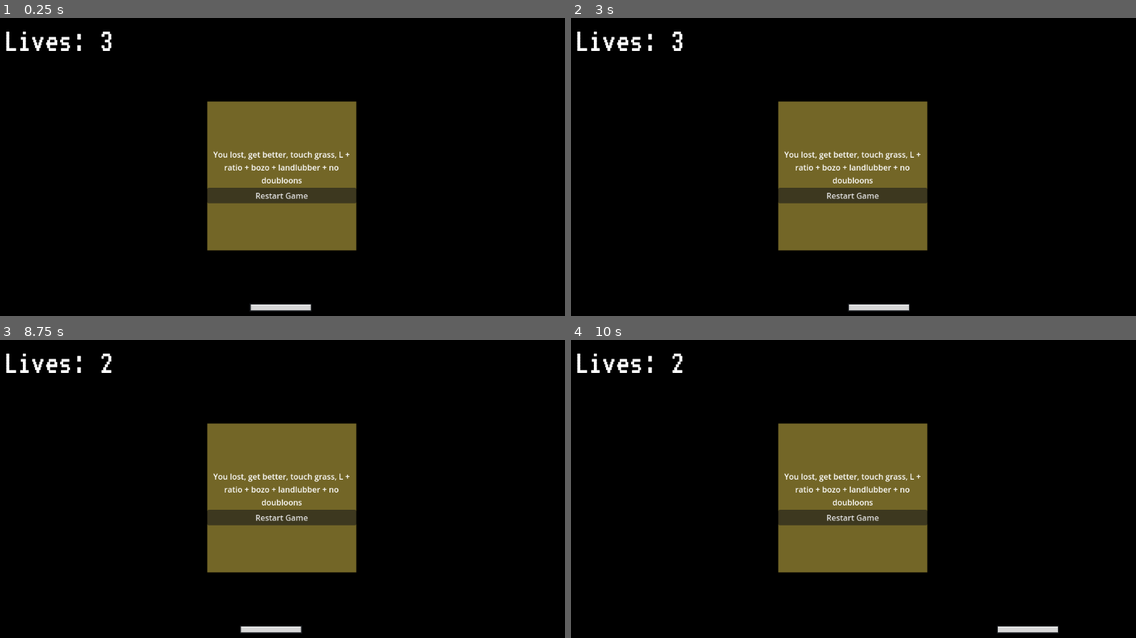
Above: before the commit, frames 1-4 (two rows, left to right).
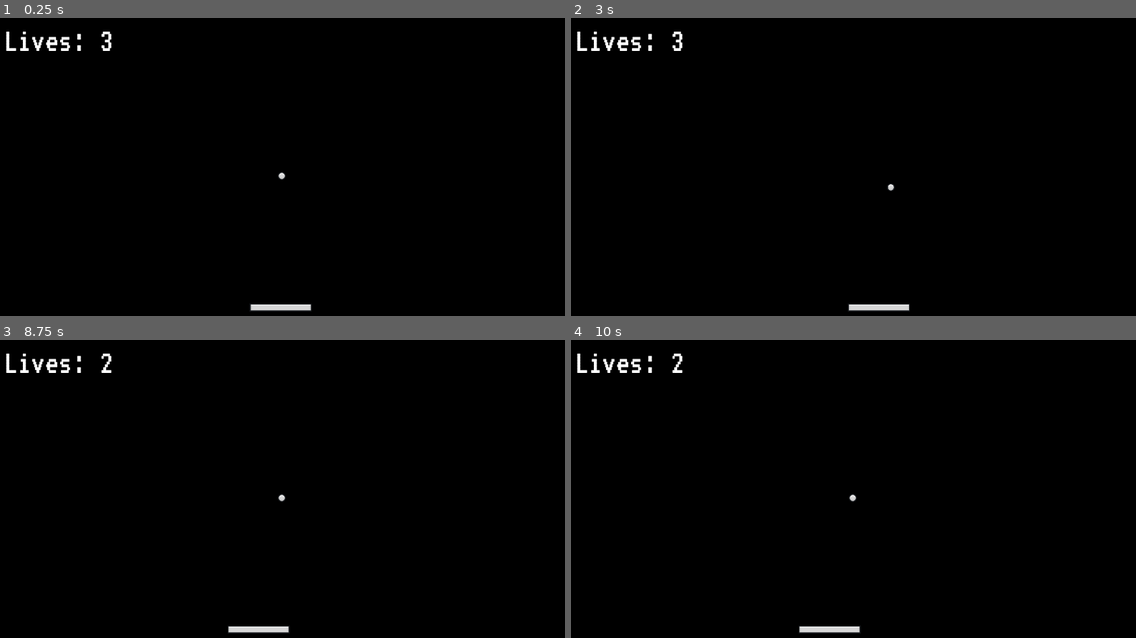
Above: after the commit, the same moments.

Repository: davnotdev/godot-breakout
Game: Godot game, scene res://Scenes/main.tscn
Same seed, same stepped clock (60 frames per second), same inputs: the game is played once before the commit and once after it.
Inputs (mouse positions are in pixels of both pictures, inside the frame that each line leads up to):
- Up to frame 1 (0.25 s): no input
- Up to frame 2 (3 s): click (853, 196) at 0.5 s, where only the run before the commit has a clickable "Restart Game"; click (853, 196) at 1.25 s, where only the run before the commit has a clickable "Restart Game"; click (853, 196) at 2 s, where only the run before the commit has a clickable "Restart Game"; tap Enter at 2.75 s; hold D (right) from 2.78 s (still down)
- Up to frame 3 (8.75 s): release D (right) at 3.53 s; hold A (left) 3.53-4.28 s; hold D (right) 4.28-5.78 s; hold A (left) 5.78-8.03 s; hold D (right) from 8.03 s (still down)
- Up to frame 4 (10 s): keep holding D (right)

The runs differ from the first frame. In frame 1, 13% of the frame differs, in the area x 36-64%, y 27-79%; in frame 2, 13%; in frame 3, 13%; in frame 4, 14%, in the area x 36-87%, y 27-99%.
Error before the commit: Invalid assignment of property or key 'text' with value of type 'String' on a base object of type 'Nil'. (res://Scripts/ui.gd:9)

Commit message:
Losing Life in Game

Diff:
--- a/Scenes/main.tscn
+++ b/Scenes/main.tscn
@@ -7,6 +7,8 @@
 [ext_resource type="PackedScene" uid="uid://bj55hvcxpj1bf" path="res://Scenes/ui.tscn" id="5_bokiy"]
 
 [node name="Main" type="Node"]
+
+[node name="UI" parent="." instance=ExtResource("5_bokiy")]
 
 [node name="Camera2D" type="Camera2D" parent="."]
 
@@ -43,5 +45,3 @@
 
 [node name="DeathZone" parent="." instance=ExtResource("4_gx53p")]
 position = Vector2(-18, 322)
-
-[node name="UI" parent="." instance=ExtResource("5_bokiy")]
--- a/Scenes/ui.tscn
+++ b/Scenes/ui.tscn
@@ -33,6 +33,7 @@
 text = "Lives: 3"
 
 [node name="GameLostContainer" type="CenterContainer" parent="."]
+visible = false
 anchors_preset = 15
 anchor_right = 1.0
 anchor_bottom = 1.0
--- a/Scripts/ball.gd
+++ b/Scripts/ball.gd
@@ -1,6 +1,8 @@
 extends CharacterBody2D
 
 class_name Ball
+
+signal life_lost
 
 const VELOCITY_LIMIT = 40
 
@@ -38,10 +40,11 @@
 func on_life_lost():
 	lifes -= 1
 	if lifes == 0:
-		pass #game over, nerd
+		ui.game_over()
 	else:
+		life_lost.emit()
 		reset_ball()
-		ui.set_lifes(lifes)
+	ui.set_lifes(lifes)
 
 
 func reset_ball():
--- a/Scripts/paddle.gd
+++ b/Scripts/paddle.gd
@@ -14,6 +14,7 @@
 @onready var collision_shape = $CollisionShape2D
 
 func _ready():
+	ball.life_lost.connect(on_ball_lost)
 	camera_rect = camera.get_viewport_rect()
 	half_paddle_width = collision_shape.shape.get_rect().size.x / 2 * scale.x
 
@@ -40,4 +41,8 @@
 	if direction != Vector2.ZERO and !is_ball_started:
 		ball.start_ball()
 		is_ball_started = true
-		pass
+
+
+func on_ball_lost():
+	is_ball_started = false
+	direction = Vector2.ZERO
--- a/Scripts/ui.gd
+++ b/Scripts/ui.gd
@@ -3,6 +3,7 @@
 class_name UI
 
 @onready var lifes_label = $MarginContainer/HBoxContainer/LifesLabel
+@onready var game_lost_container = $GameLostContainer
 #shoot me
 
 func set_lifes(lifes: int):
@@ -11,3 +12,8 @@
 
 func _on_game_over_button_pressed():
 	get_tree().reload_current_scene()
+
+
+func game_over():
+	game_lost_container.show()
+	pass
--- a/project.godot
+++ b/project.godot
@@ -12,7 +12,7 @@
 
 config/name="breakout"
 run/main_scene="res://Scenes/main.tscn"
-config/features=PackedStringArray("4.1", "Forward Plus")
+config/features=PackedStringArray("4.0", "Forward Plus")
 config/icon="res://icon.svg"
 
 [input]
